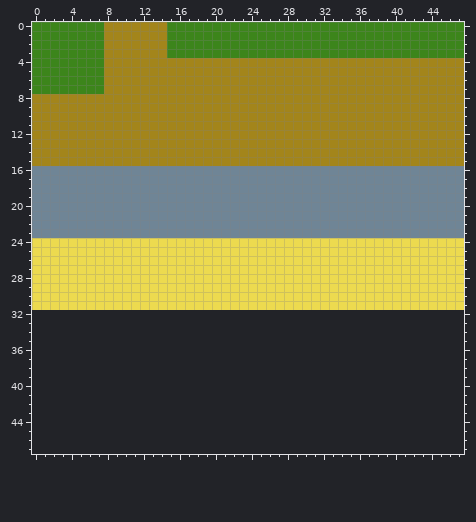
Two versions of one pixel-art sprite, resources/blocks.png. That is the earlier state.
The file is 48x32 pixels. The old version is drawn lined up with the new one, on the new canvas.
Once edited:
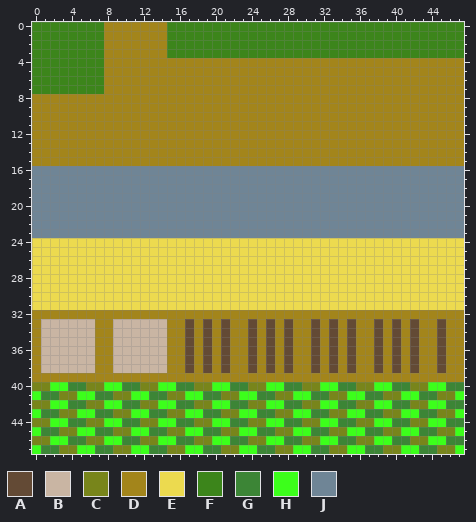
Palette (. is transparent): A #634a35  B #c9b5a3  C #78851b  D #a3851b  E #ecda4f  F #3c851b  G #3c8536  H #3cff1b  J #6f8596
Edits made:
{"change": "canvas 48x32 -> 48x48"}
{"y":32,"x":0,"old":"................................................","new":"DDDDDDDDDDDDDDDDDDDDDDDDDDDDDDDDDDDDDDDDDDDDDDDD"}
{"y":33,"x":0,"old":"................................................","new":"DBBBBBBDDBBBBBBDDADADADDADADADDADADADDADADADDADD"}
{"y":34,"x":0,"old":"................................................","new":"DBBBBBBDDBBBBBBDDADADADDADADADDADADADDADADADDADD"}
{"y":35,"x":0,"old":"................................................","new":"DBBBBBBDDBBBBBBDDADADADDADADADDADADADDADADADDADD"}
{"y":36,"x":0,"old":"................................................","new":"DBBBBBBDDBBBBBBDDADADADDADADADDADADADDADADADDADD"}
{"y":37,"x":0,"old":"................................................","new":"DBBBBBBDDBBBBBBDDADADADDADADADDADADADDADADADDADD"}
{"y":38,"x":0,"old":"................................................","new":"DBBBBBBDDBBBBBBDDADADADDADADADDADADADDADADADDADD"}
{"y":39,"x":0,"old":"................................................","new":"DDDDDDDDDDDDDDDDDDDDDDDDDDDDDDDDDDDDDDDDDDDDDDDD"}
{"y":40,"x":0,"old":"................................................","new":"CCHHGGCCHHGGCCHHGGCCHHGGCCHHGGCCHHGGCCHHGGCCHHGG"}
{"y":41,"x":0,"old":"................................................","new":"HGGCCHHGGCCHHGGCCHHGGCCHHGGCCHHGGCCHHGGCCHHGGCCH"}
{"y":42,"x":0,"old":"................................................","new":"CCHHGGCCHHGGCCHHGGCCHHGGCCHHGGCCHHGGCCHHGGCCHHGG"}
{"y":43,"x":0,"old":"................................................","new":"HGGCCHHGGCCHHGGCCHHGGCCHHGGCCHHGGCCHHGGCCHHGGCCH"}
{"y":44,"x":0,"old":"................................................","new":"CCHHGGCCHHGGCCHHGGCCHHGGCCHHGGCCHHGGCCHHGGCCHHGG"}
{"y":45,"x":0,"old":"................................................","new":"HGGCCHHGGCCHHGGCCHHGGCCHHGGCCHHGGCCHHGGCCHHGGCCH"}
{"y":46,"x":0,"old":"................................................","new":"CCHHGGCCHHGGCCHHGGCCHHGGCCHHGGCCHHGGCCHHGGCCHHGG"}
{"y":47,"x":0,"old":"................................................","new":"HGGCCHHGGCCHHGGCCHHGGCCHHGGCCHHGGCCHHGGCCHHGGCCH"}
{"label":"added","picture_box":[32,310,464,454]}
